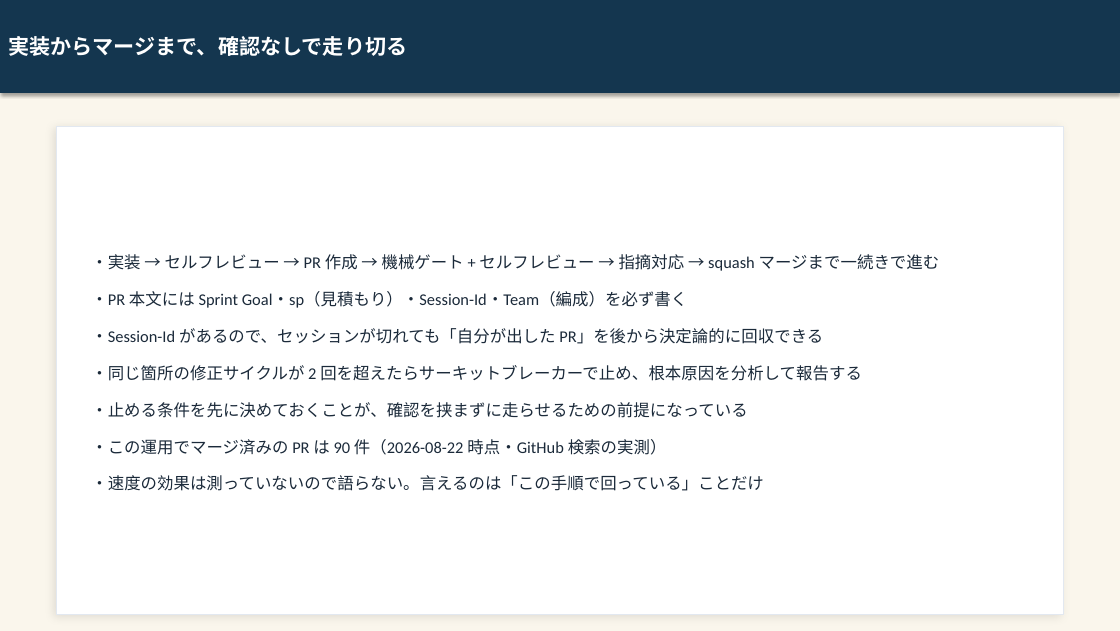
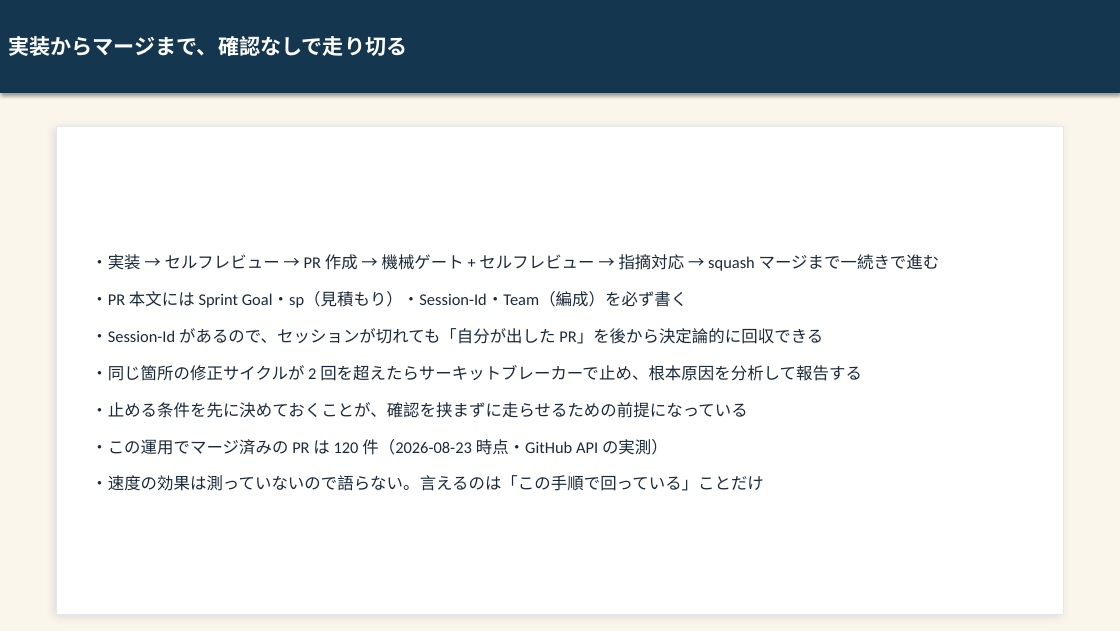
Before and after one commit to kai-kou/gem-hunter, a slide deck: slide 15 of content/slides/project-explanation-20260822/output/gem-hunter_text.pptx (slide 14 before the commit). Drawn at 1120x631 pixels with LibreOffice and Linux fonts; fonts in the diff are those of the drawing. Boxes give left, top, right and bottom in pixels: in the first picture for what was removed or moved away, otherwise in the second. Text is boxed around its words. In the diff, an @@ line names an element or a change of style, - is before the commit and + after.

Commit message:
docs: プロジェクト解説スライドを最新の実装・仕様へ追随させる（19 → 21 枚） (#538)
SP-17〜SP-19 以降の実装に合わせて解説スライドを 21 枚へ改訂した。前半に Gem 一覧の実 UI、撤去スライドの直後に「母集団を広げたら、撤去の根拠が消えた」を追加し、GitHub Actions の線引き・検査項目数・ポート数・マージ済み PR 件数・被依存数の取得元・健全性指標の実態を現状値へ直した。実 UI キャプチャ 3 枚と生成画像 10 枚を作り直し、補足ドキュメント（slide-guide.md / README.md / references/）も同じ差分で更新している。

Closes #517

```diff
--- a/content/slides/project-explanation-20260822/output/gem-hunter_text.pptx
+++ b/content/slides/project-explanation-20260822/output/gem-hunter_text.pptx
@@ text at <box>91,439,668,455</box>: text changed @@
-・この運用でマージ済みの PR は 90 件（2026-08-22 時点・GitHub 検索の実測）
+・この運用でマージ済みの PR は 120 件（2026-08-23 時点・GitHub API の実測）
```
Also in this commit, not shown: 11 other slides changed, 2 slides added, 42 other files.
